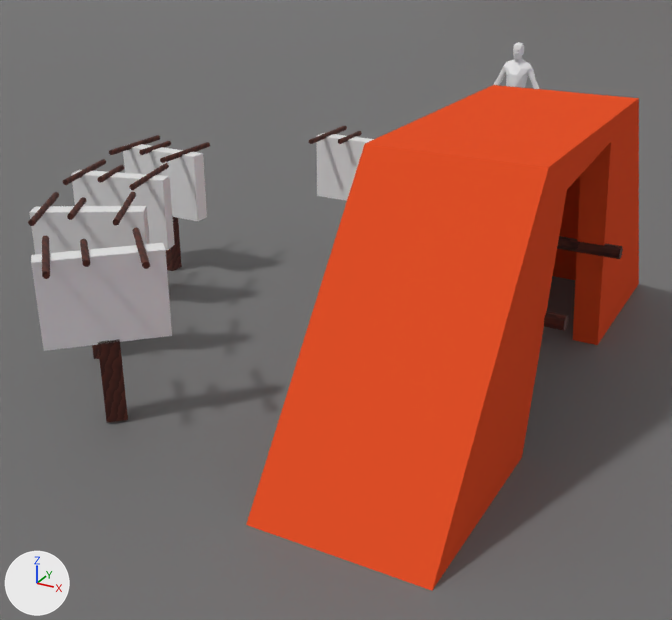
The Blender file asset/layout/env.blend: old version first, new version second.
One viewpoint serves both versions: a 50 mm camera at (1.37, -7.93, 2.98) aimed at (-1.12, -3.41, 0.72). Arrows for +X, +Y and +Z are at lower left; the lights stay in place.

The first picture shows 'gnd', 'player', 'sign', 'sign.001', 'sign.002', 'sign.003', 'sign.004', 'stair'.
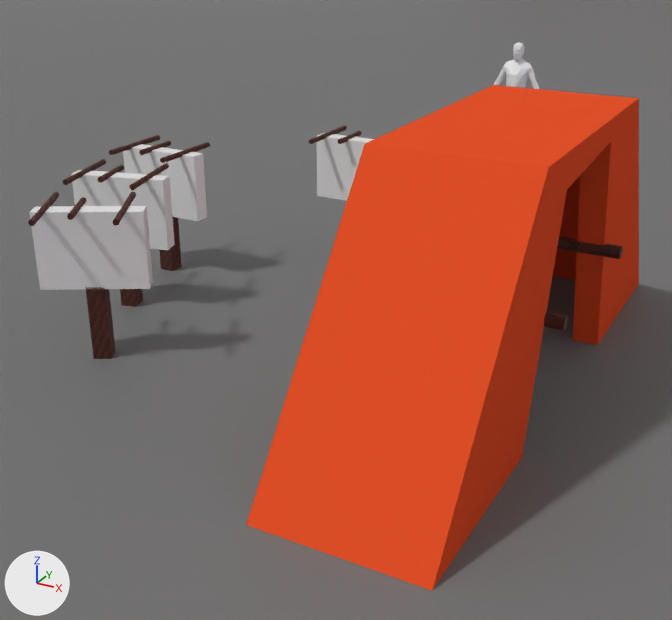
ob_sign_005 is not drawn itself; it is the parent of ob_sign_board, ob_sign_topper, ob_sign_topper_001, ob_sign_topper_002, ob_signpost.

What differs and where, as boxes [x1, y1, x2, y2] in the pictures (672 x 620 px):
'sign.004', deleted: before [31, 228, 172, 423]
'sign.003', moved, turned: before [28, 192, 150, 359]; after [28, 192, 153, 359]
'sign.002', moved, turned: before [63, 159, 175, 250]; after [63, 159, 175, 307]
'sign.001', moved, turned: [109, 135, 210, 271] in both
'sign', moved, turned: [309, 126, 374, 201] in both

The change, as a diff of the scene's bpy script:
```diff
--- a/asset/layout/env.blend.py
+++ b/asset/layout/env.blend.py
@@ col_sign @@
 col_sign = bpy.data.collections.new('sign')
-col_sign.objects.link(ob_sign_005)
 col_sign.objects.link(ob_sign_board)
@@ ob_sign_004 @@
 ob_sign_004.parent = ob_env
-ob_sign_004.location = (-2.282, -4.008, 0.048)
-ob_sign_004.rotation_euler = (0.0, 0.0, 0.785)  # degrees (0, 0, 45)
-ob_sign_004.instance_type = 'COLLECTION'
-ob_sign_004.instance_collection = col_sign
+ob_sign_004.location = (0.0, 0.0, 0.0)
@@ ob_sign_005 @@
-ob_sign_005 = bpy.data.objects.new('sign.005', None)
-ob_sign_005.location = (0.0, 0.0, 0.0)
@@ ob_sign_board @@
 ob_sign_board = bpy.data.objects.new('sign_board', me_cube_002)
-ob_sign_board.parent = ob_sign_005
+ob_sign_board.parent = ob_sign_004
 ob_sign_board.matrix_parent_inverse = Matrix(((1.0, 0.0, 0.0, 2.828), (0.0, 1.0, 0.0, 2.195), (0.0, 0.0, 1.0, 0.0000114), (0.0, 0.0, 0.0, 1.0)))
@@ ob_sign_topper @@
 ob_sign_topper = bpy.data.objects.new('sign_topper', me_cylinder_002)
-ob_sign_topper.parent = ob_sign_005
+ob_sign_topper.parent = ob_sign_004
 ob_sign_topper.matrix_parent_inverse = Matrix(((1.0, 0.0, 0.0, 2.828), (0.0, 1.0, 0.0, 2.195), (0.0, 0.0, 1.0, 0.0000114), (0.0, 0.0, 0.0, 1.0)))
@@ ob_sign_topper_001 @@
 ob_sign_topper_001 = bpy.data.objects.new('sign_topper.001', me_cylinder_003)
-ob_sign_topper_001.parent = ob_sign_005
+ob_sign_topper_001.parent = ob_sign_004
 ob_sign_topper_001.matrix_parent_inverse = Matrix(((1.0, 0.0, 0.0, 2.828), (0.0, 1.0, 0.0, 2.195), (0.0, 0.0, 1.0, 0.0000114), (0.0, 0.0, 0.0, 1.0)))
@@ ob_sign_topper_002 @@
 ob_sign_topper_002 = bpy.data.objects.new('sign_topper.002', me_cylinder_004)
-ob_sign_topper_002.parent = ob_sign_005
+ob_sign_topper_002.parent = ob_sign_004
 ob_sign_topper_002.matrix_parent_inverse = Matrix(((1.0, 0.0, 0.0, 2.828), (0.0, 1.0, 0.0, 2.195), (0.0, 0.0, 1.0, 0.0000114), (0.0, 0.0, 0.0, 1.0)))
@@ ob_signpost @@
 ob_signpost = bpy.data.objects.new('signpost', me_cube_001)
-ob_signpost.parent = ob_sign_005
+ob_signpost.parent = ob_sign_004
 ob_signpost.matrix_parent_inverse = Matrix(((1.0, 0.0, 0.0, 2.828), (0.0, 1.0, 0.0, 2.195), (0.0, 0.0, 1.0, 0.0000114), (0.0, 0.0, 0.0, 1.0)))
```
